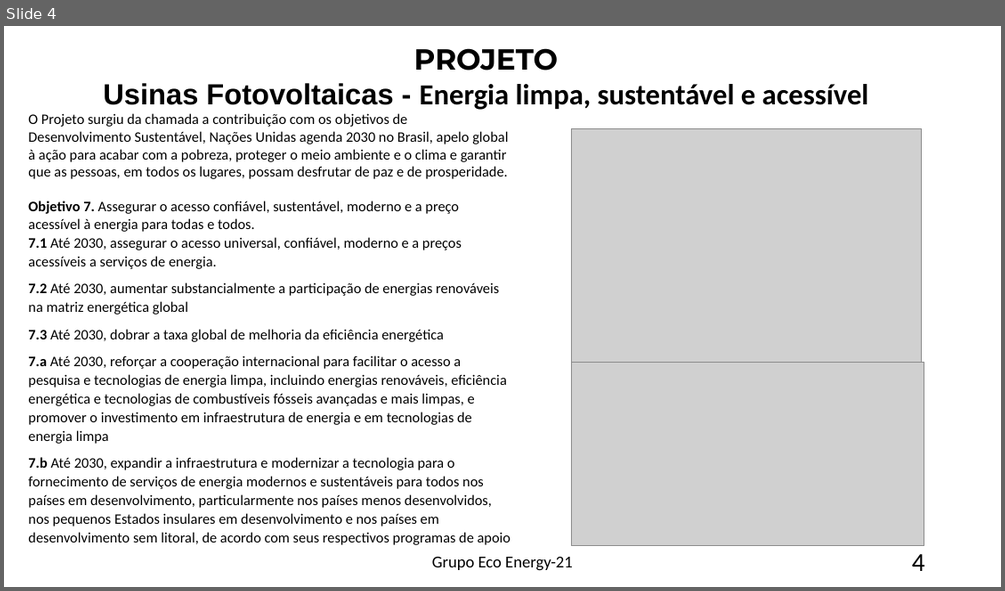
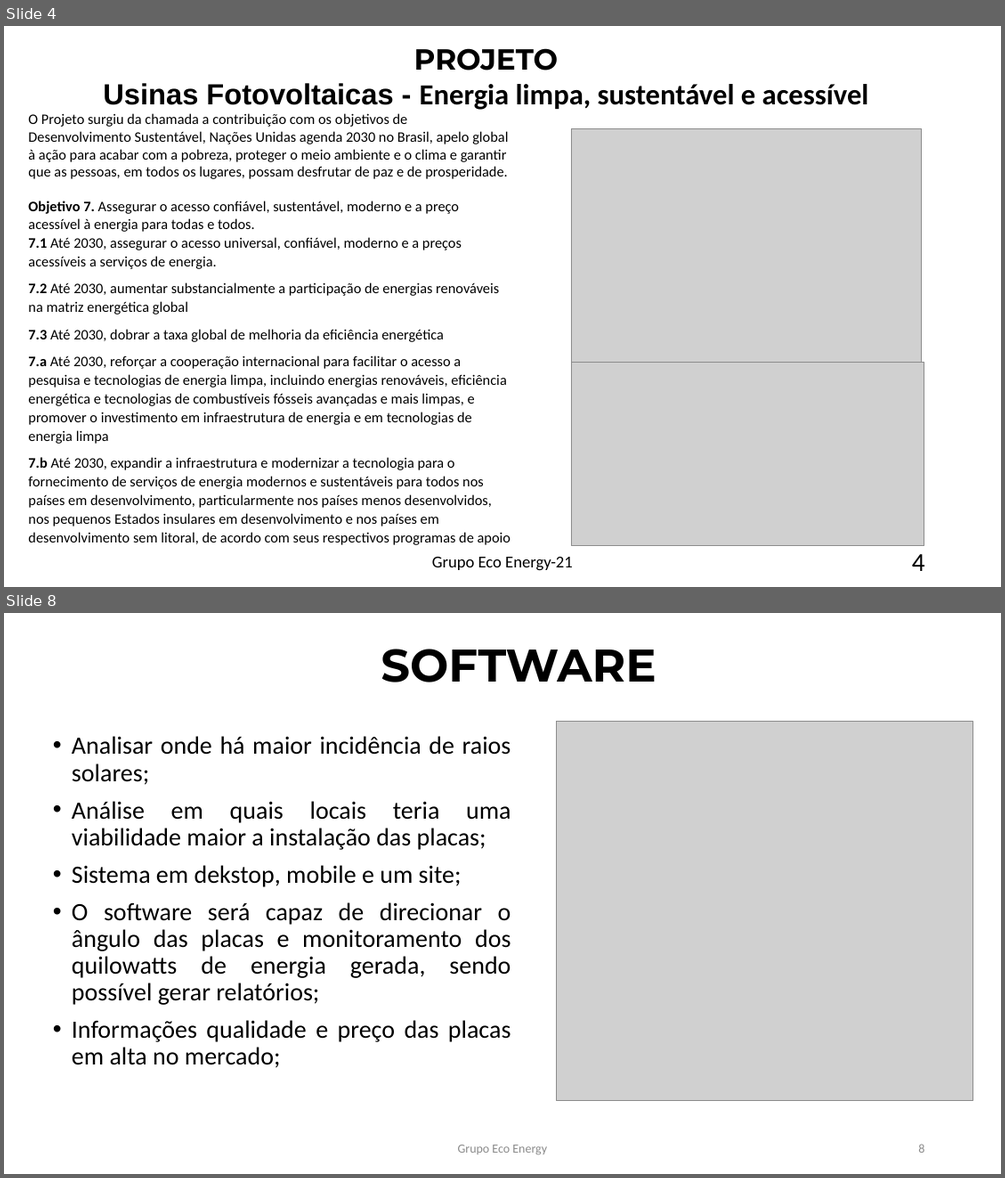
Before and after one commit to niltonjaber/ECO-Energy-21-, a slide deck: Projeto Eco-Energy 21 (4).pptx. Shown one above the other, each under a label of ours: slide 4 before the commit, slides 4 and 8 after it; the slides between them are not shown. The pictures are 1005x591 and 1005x1178 pixels, drawn with LibreOffice and Linux fonts; fonts in the diff are those of the drawing; grey boxes stand for pictures. Boxes give left, top, right and bottom in pixels: in the first picture for what was removed or moved away, otherwise in the second. Text is boxed around its words. In the diff, an @@ line names an element or a change of style, - is before the commit and + after.

```diff
--- a/Projeto Eco-Energy 21 (4).pptx
+++ b/Projeto Eco-Energy 21 (4).pptx
@@ slide 8 added at (x1=4, y1=613, x2=1001, y2=1174), background #FFFFFF @@
@@ title added at (x1=380, y1=649, x2=655, y2=682), 44 pt, text #000000, bold @@
+SOFTWARE
@@ text added at (x1=72, y1=736, x2=511, y2=1068), 24 pt, text #000000 @@
+• Analisar onde há maior incidência de raios solares;
+• Análise em quais locais teria uma viabilidade maior a instalação das placas;
+• Sistema em dekstop, mobile e um site;
+• O software será capaz de direcionar o ângulo das placas e monitoramento dos quilowatts de energia gerada, sendo possível gerar relatórios;
+• Informações qualidade e preço das placas em alta no mercado;
@@ picture added at (x1=557, y1=722, x2=973, y2=1101) @@
@@ text added at (x1=458, y1=1144, x2=547, y2=1155), 12 pt, text #8C8C8C @@
+Grupo Eco Energy
@@ page number added at (x1=918, y1=1143, x2=924, y2=1152), 12 pt, text #8C8C8C @@
+8
```
Also in this commit, not shown: 3 slides changed, 1 other slide added.
